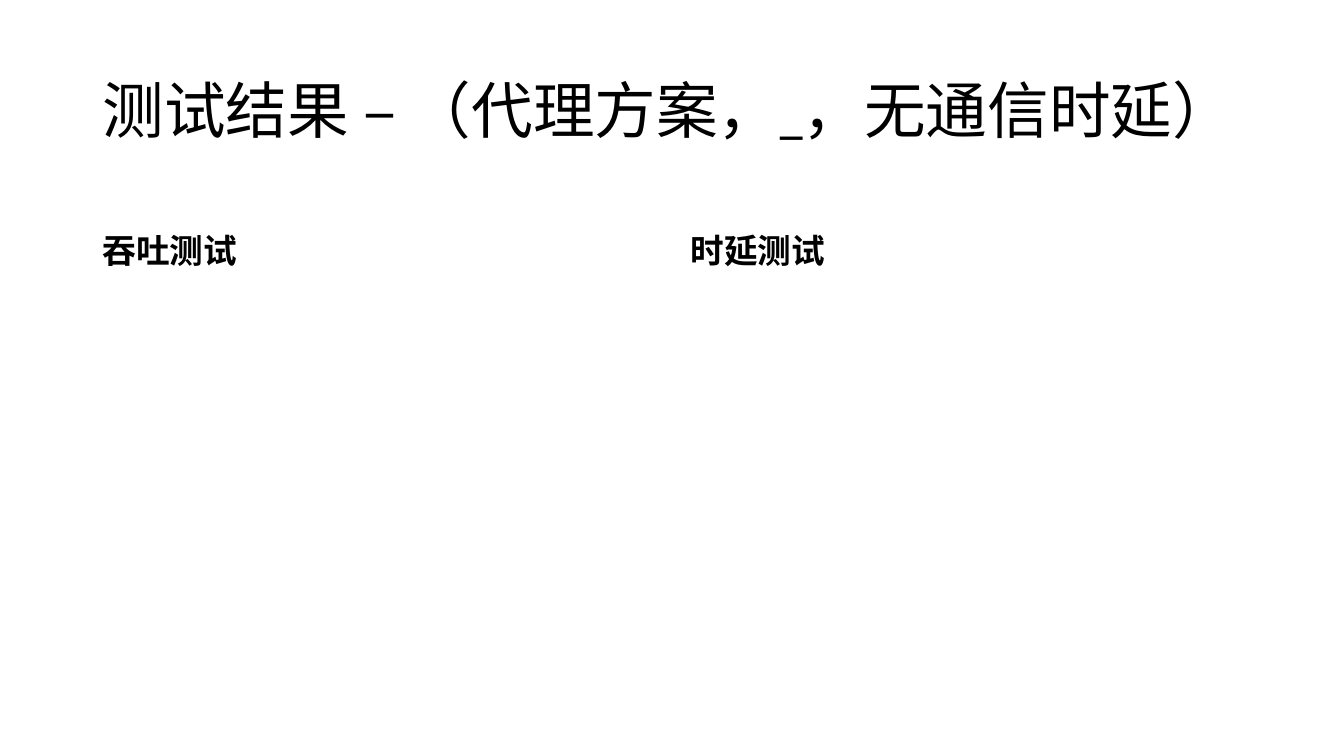
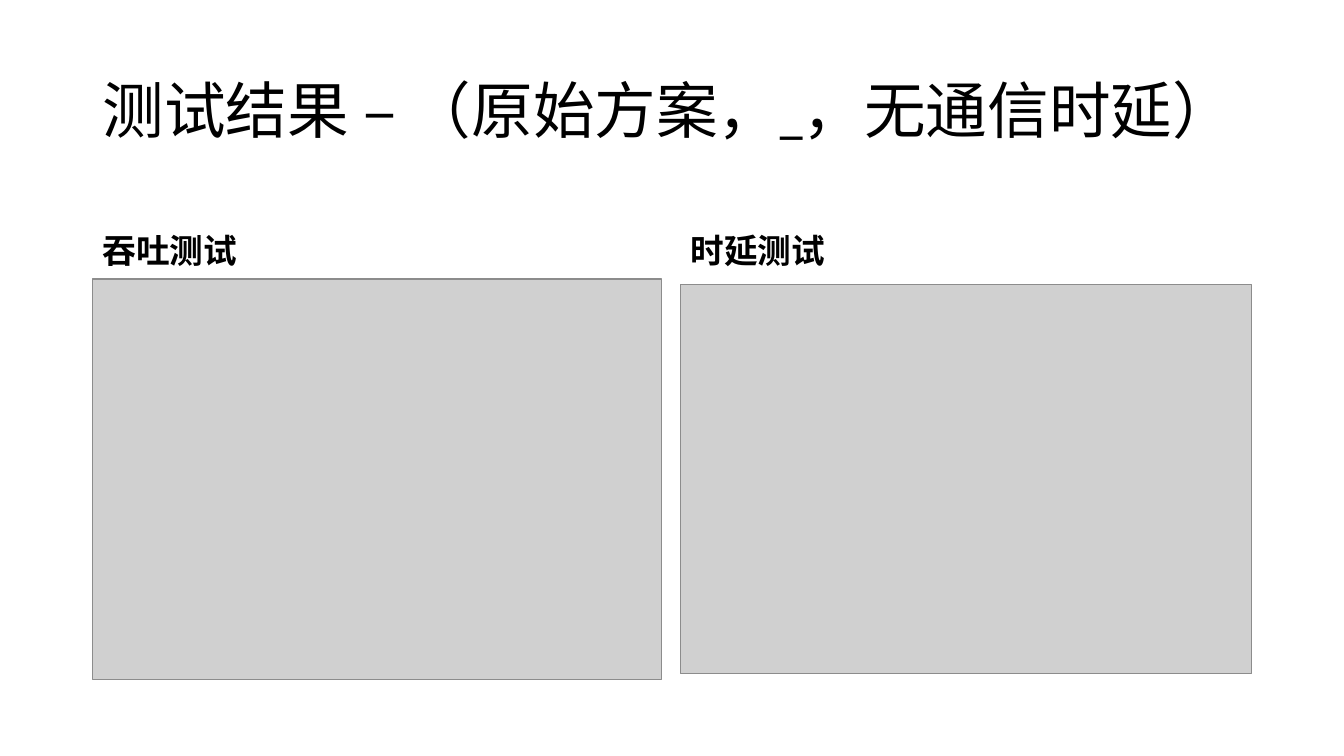
Before and after one commit to fhydralisk/report_hw, a slide deck: slide 6 of 1.15-Fan Chengze.pptx (slide 8 before the commit). Drawn at 1344x756 pixels with LibreOffice and Linux fonts; fonts in the diff are those of the drawing; grey boxes stand for pictures. Boxes give left, top, right and bottom in pixels: in the first picture for what was removed or moved away, otherwise in the second. Text is boxed around its words. In the diff, an @@ line names an element or a change of style, - is before the commit and + after.

```diff
--- a/1.15-Fan Chengze.pptx
+++ b/1.15-Fan Chengze.pptx
@@ title at <box>103,80,1234,140</box>: text changed @@
-测试结果 – （代理方案，_，无通信时延）
+测试结果 – （原始方案，_，无通信时延）
@@ picture added at <box>93,279,661,680</box> @@
@@ picture added at <box>681,285,1252,675</box> @@
```
Also in this commit, not shown: 8 other slides changed, 1 slide added.
